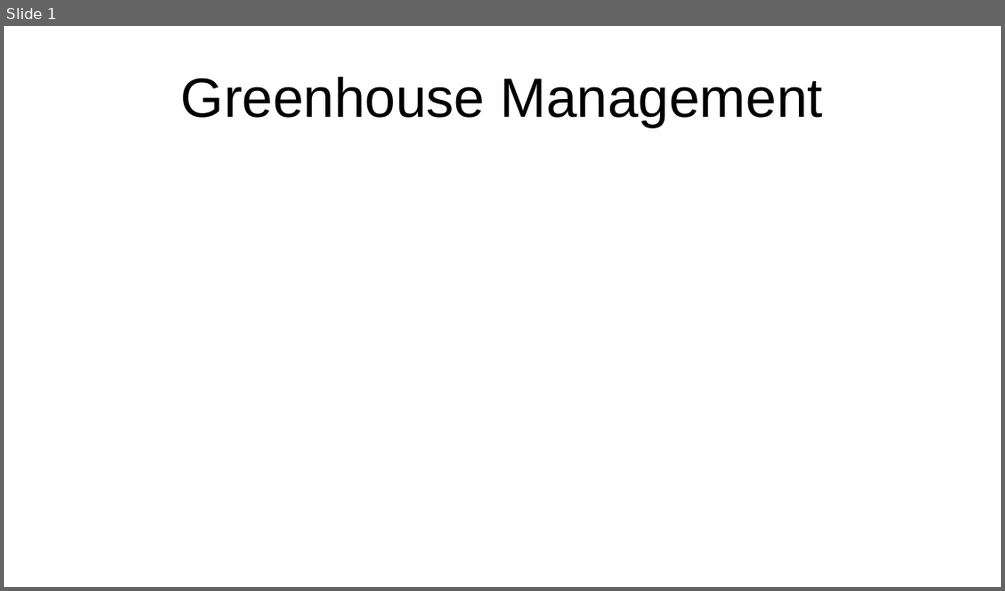
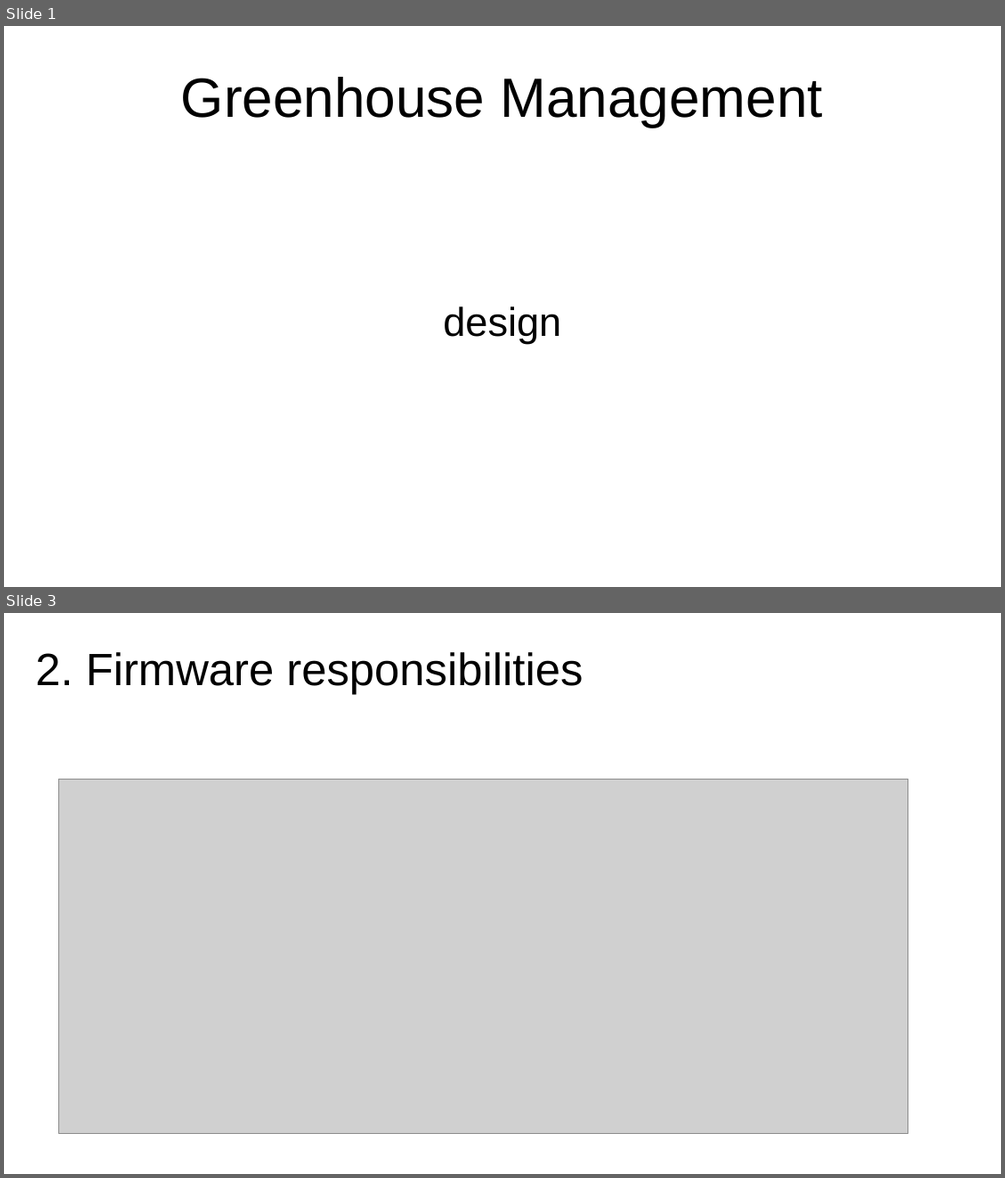
Before and after one commit to kaloyanMilev13/GreenHouse, a slide deck: doc/design/design_presentation.odp. Shown one above the other, each under a label of ours: slide 1 before the commit, slides 1 and 3 after it; the slides between them are not shown. The pictures are 1005x591 and 1005x1178 pixels, drawn with LibreOffice and Linux fonts; fonts in the diff are those of the drawing; grey boxes stand for pictures. Boxes give left, top, right and bottom in pixels: in the first picture for what was removed or moved away, otherwise in the second. Text is boxed around its words. In the diff, an @@ line names an element or a change of style, - is before the commit and + after.

```diff
--- a/doc/design/design_presentation.odp
+++ b/doc/design/design_presentation.odp
@@ slide 3 added at (4, 613, 1001, 1174), background #FFFFFF @@
@@ text added at (35, 652, 582, 694), 36 pt, text #000000 @@
+2. Firmware responsibilities
@@ picture added at (58, 779, 908, 1133) @@
@@ slide 1 changed as well @@
@@ subtitle added at (443, 306, 561, 343), 32 pt, text #000000 @@
+design
```
Also in this commit, not shown: 6 other slides added, 1 slide removed, 4 other files.
